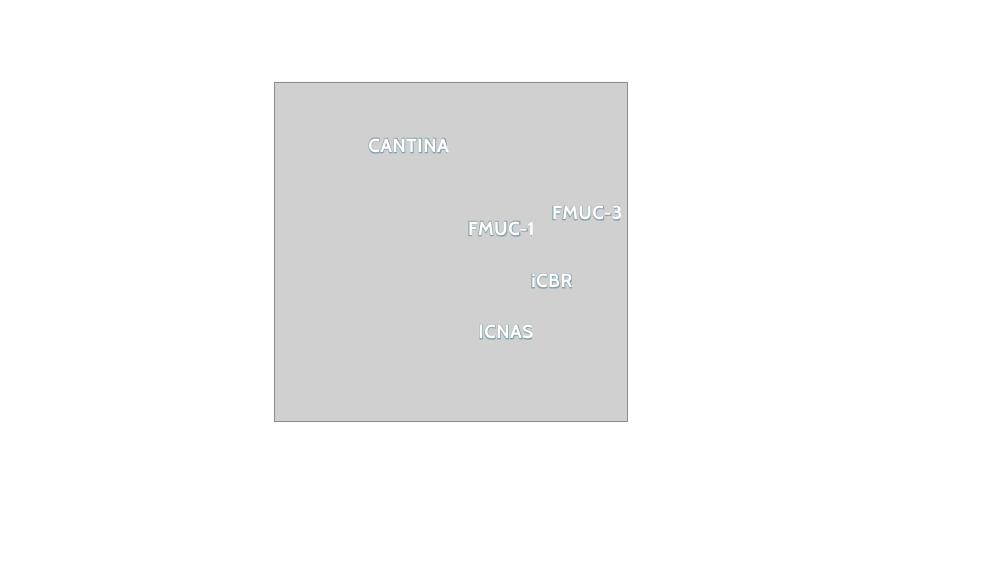
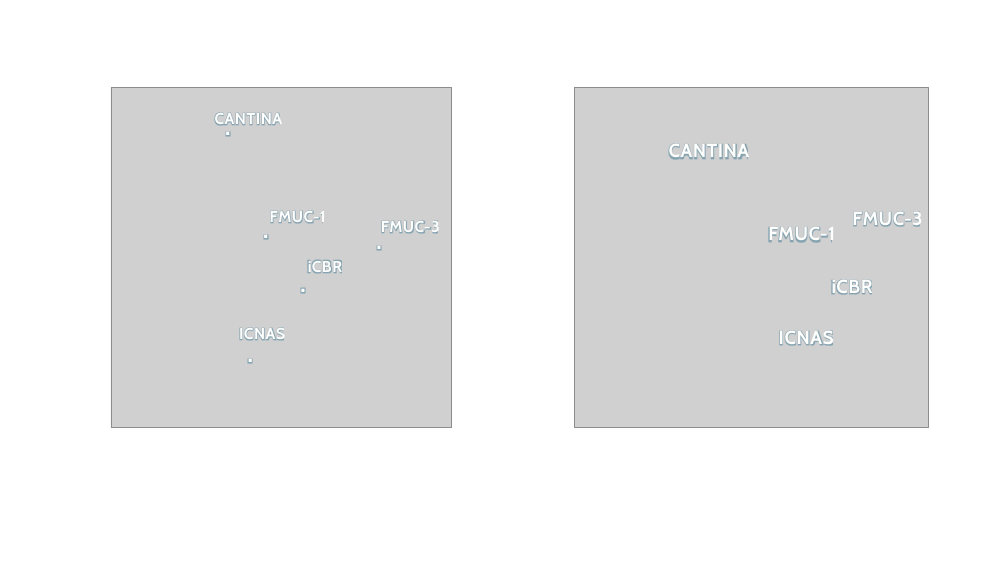
Before and after one commit to ricardomar/tests, a slide deck: slide 1 of assets/images/makink_of_map.pptx. Drawn at 1008x567 pixels with LibreOffice and Linux fonts; fonts in the diff are those of the drawing; grey boxes stand for pictures. Boxes give left, top, right and bottom in pixels: in the first picture for what was removed or moved away, otherwise in the second. Text is boxed around its words. In the diff, an @@ line names an element or a change of style, - is before the commit and + after.

```diff
--- a/assets/images/makink_of_map.pptx
+++ b/assets/images/makink_of_map.pptx
@@ picture added at (111, 88, 451, 428) @@
@@ text added at (215, 113, 283, 126), 15 pt, text #FEFEFE, bold @@
+CANTINA
@@ text added at (216, 107, 240, 144), 24 pt, text #FEFEFE, bold @@
+.
@@ text added at (254, 209, 278, 247), 24 pt, text #FEFEFE, bold @@
+.
@@ text added at (270, 211, 326, 224), 15 pt, text #FEFEFE, bold @@
+FMUC-1
@@ text added at (368, 221, 391, 259), 24 pt, text #FEFEFE, bold @@
+.
@@ text added at (381, 220, 440, 234), 15 pt, text #FEFEFE, bold @@
+FMUC-3
@@ text added at (291, 263, 315, 301), 24 pt, text #FEFEFE, bold @@
+.
@@ text added at (308, 260, 342, 274), 15 pt, text #FEFEFE, bold @@
+iCBR
@@ 5 texts, 1 picture: place and size @@
-5 texts, 1 picture at (274, 82, 628, 421)
+5 texts, 1 picture at (575, 88, 928, 427)
@@ text added at (239, 327, 285, 341), 15 pt, text #FEFEFE, bold @@
+ICNAS
@@ text added at (239, 333, 262, 371), 24 pt, text #FEFEFE, bold @@
+.
```
Also in this commit, not shown: 1 other file.
